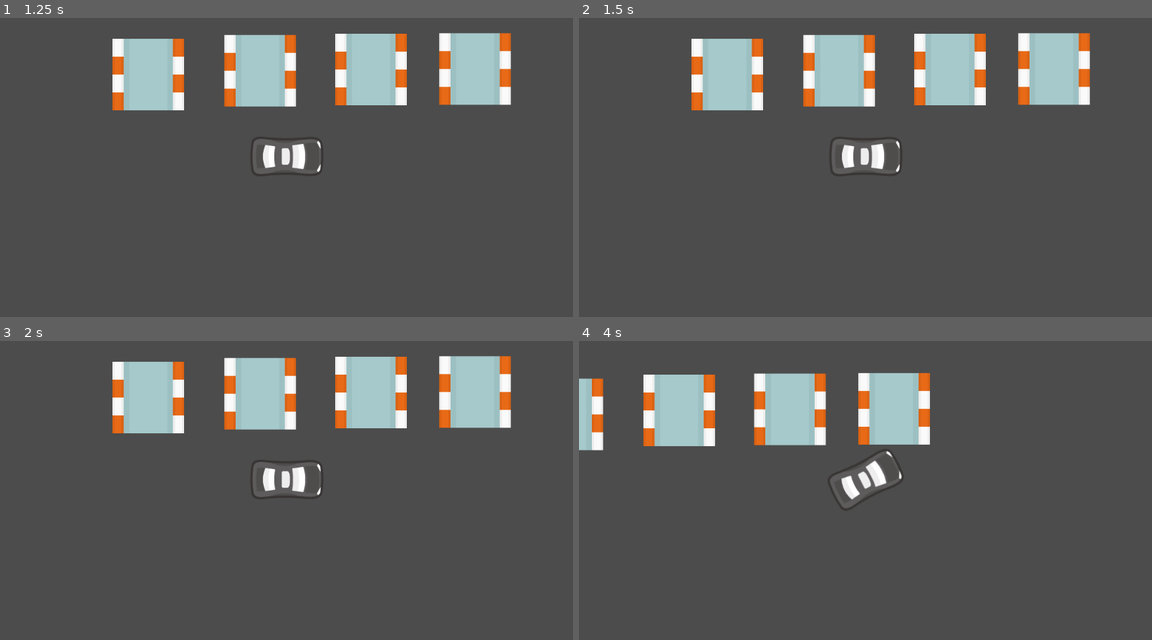
Above: before the commit, frames 1-4 (two rows, left to right).
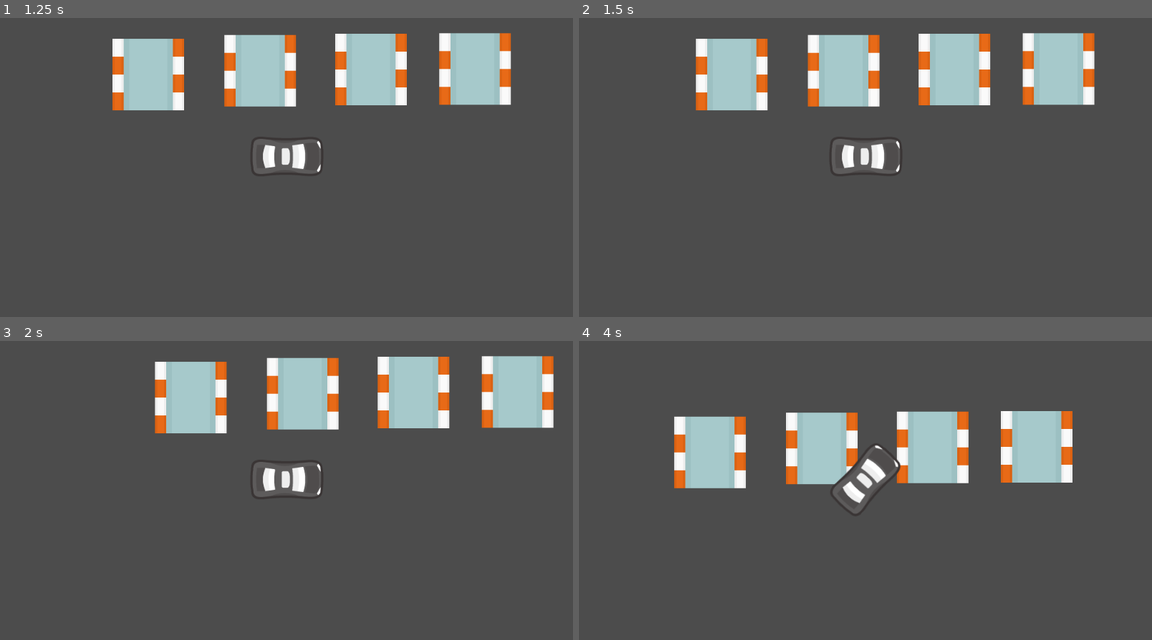
Above: after the commit, the same moments.

Repository: AlessandroMamusa/cargame
Game: Godot game, scene res://testzone.tscn
Same seed, same stepped clock (60 frames per second), same inputs: the game is played once before the commit and once after it.
Inputs:
- Up to frame 1 (1.25 s): tap Enter at 0.5 s; hold Right from 0.53 s (still down)
- Up to frame 2 (1.5 s): tap Space at 1.25 s; release Right at 1.28 s; hold Down from 1.28 s (still down)
- Up to frame 3 (2 s): keep holding Down
- Up to frame 4 (4 s): release Down at 2.03 s; hold Right 2.03-2.78 s; hold Up 2.78-3.53 s; hold Left from 3.53 s (still down)

Frame 1 is identical in both runs. In frame 2, 3.2% of the frame differs, in the area x 19-90%, y 5-31%; in frame 3, 17%; in frame 4, 19%, in the area x 0-87%, y 10-57%.

Commit message:
add breaking and reverse

Diff:
--- a/Car.gd
+++ b/Car.gd
@@ -8,6 +8,8 @@
 
 var acceleration = Vector2.ZERO
 var velocity = Vector2.ZERO
+var bracking = -450
+var max_speed_reverse = 250
 var steer_direction
 
 var friction = -0.9
@@ -34,6 +36,8 @@
 
 	if Input.is_key_pressed(KEY_UP):
 		acceleration = transform.x * engine_power
+	if Input.is_key_pressed(KEY_DOWN):
+		acceleration = transform.x * bracking
 
 
 func calculate_steering(delta):
@@ -44,7 +48,11 @@
 	front_wheel += velocity.rotated(steer_direction) * delta
 
 	var new_heading = (front_wheel - rear_wheel).normalized()
-	velocity = new_heading * velocity.length()
+	var d = new_heading.dot(velocity.normalized())
+	if d > 0:
+		velocity = new_heading * velocity.length()
+	if d < 0:
+		velocity = -new_heading * min(velocity.length(), max_speed_reverse)
 	rotation = new_heading.angle()
 
 
